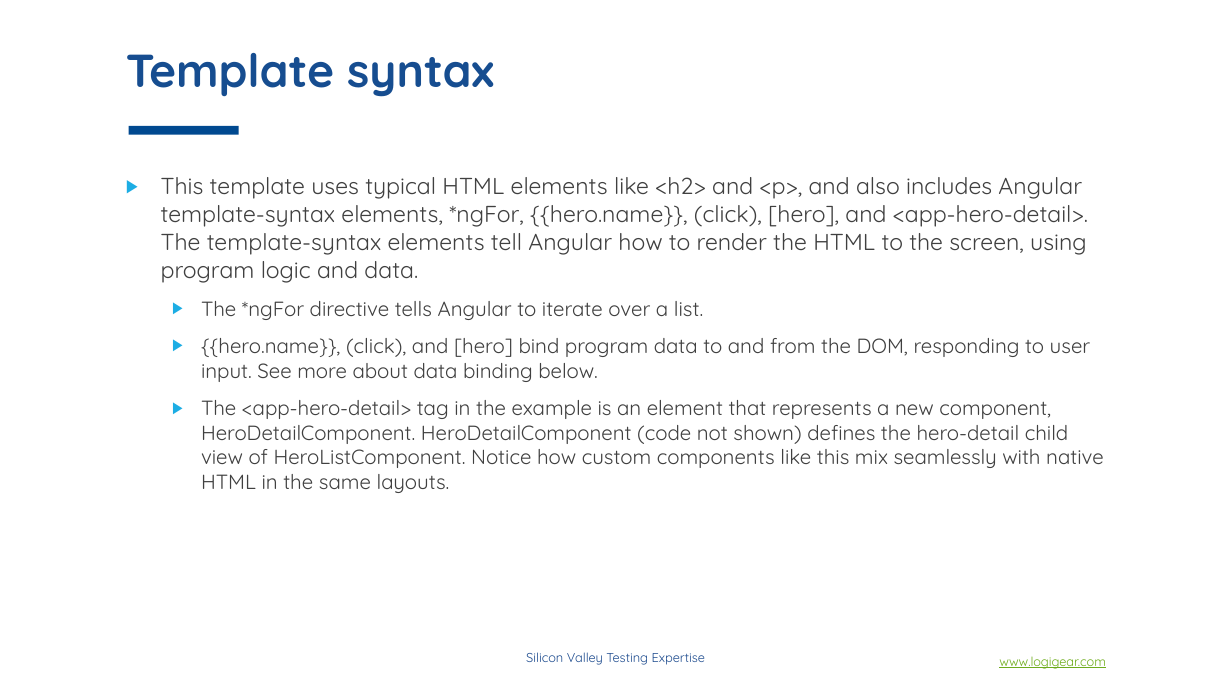
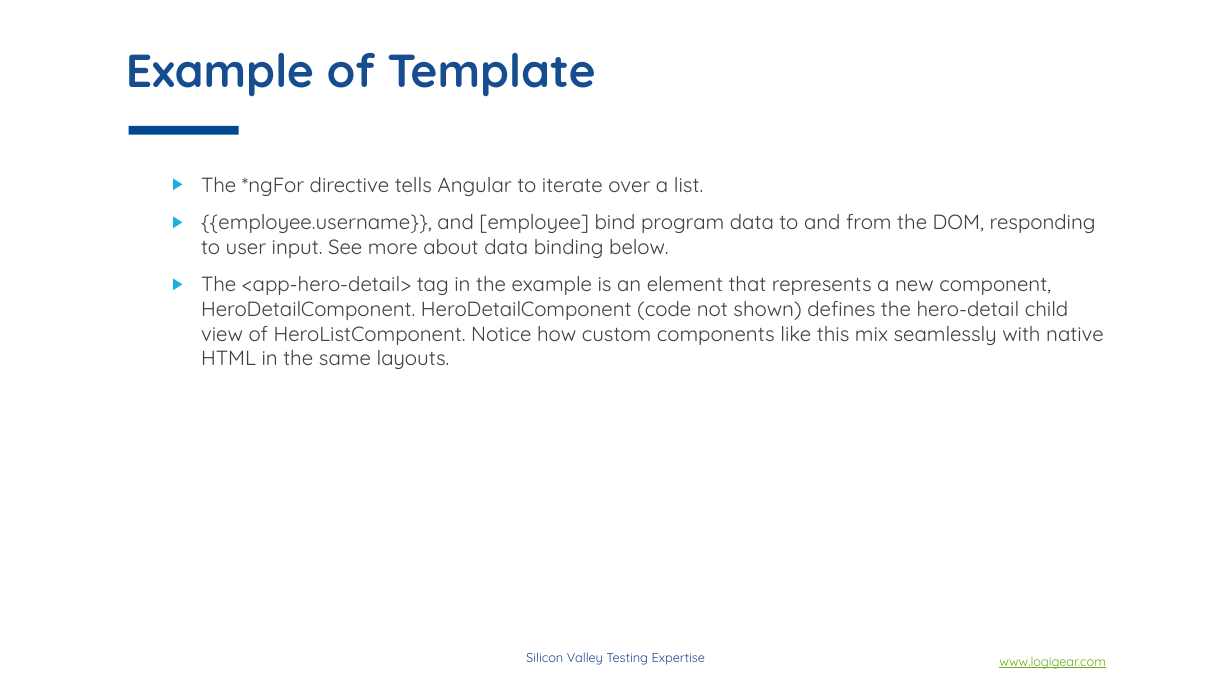
Before and after one commit to phongha1912/spring, a slide deck: slide 15 of Angular concepts.pptx (slide 13 before the commit). Drawn at 1232x693 pixels with LibreOffice and Linux fonts; fonts in the diff are those of the drawing; background and template pictures are left out. Boxes give left, top, right and bottom in pixels: in the first picture for what was removed or moved away, otherwise in the second. Text is boxed around its words. In the diff, an @@ line names an element or a change of style, - is before the commit and + after.

```diff
--- a/Angular concepts.pptx
+++ b/Angular concepts.pptx
@@ title at [126, 53, 595, 97]: text changed @@
-Template syntax
+Example of Template
@@ text at [161, 177, 1088, 283]: paragraph removed @@
-▶ This template uses typical HTML elements like <h2> and <p>, and also includes Angular template-syntax elements, *ngFor, {{hero.name}}, (click), [hero], and <app-hero-detail>. The template-syntax elements tell Angular how to render the HTML to the screen, using program logic and data.
@@ text at [201, 214, 1096, 258]: text changed @@
-  ▶ {{hero.name}}, (click), and [hero] bind program data to and from the DOM, responding to user input. See more about data binding below.
+  ▶ {{employee.username}}, and [employee] bind program data to and from the DOM, responding to user input. See more about data binding below.
```
Also in this commit, not shown: 6 other slides changed, 14 slides added, 1 slide removed.
